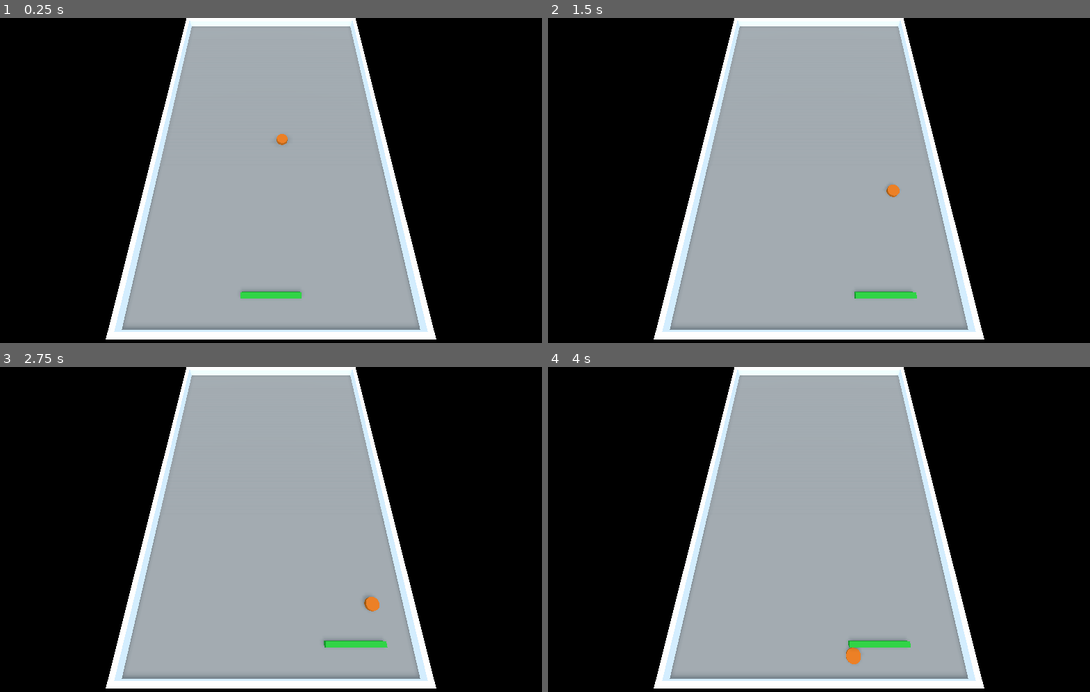
Above: before the commit, frames 1-4 (two rows, left to right).
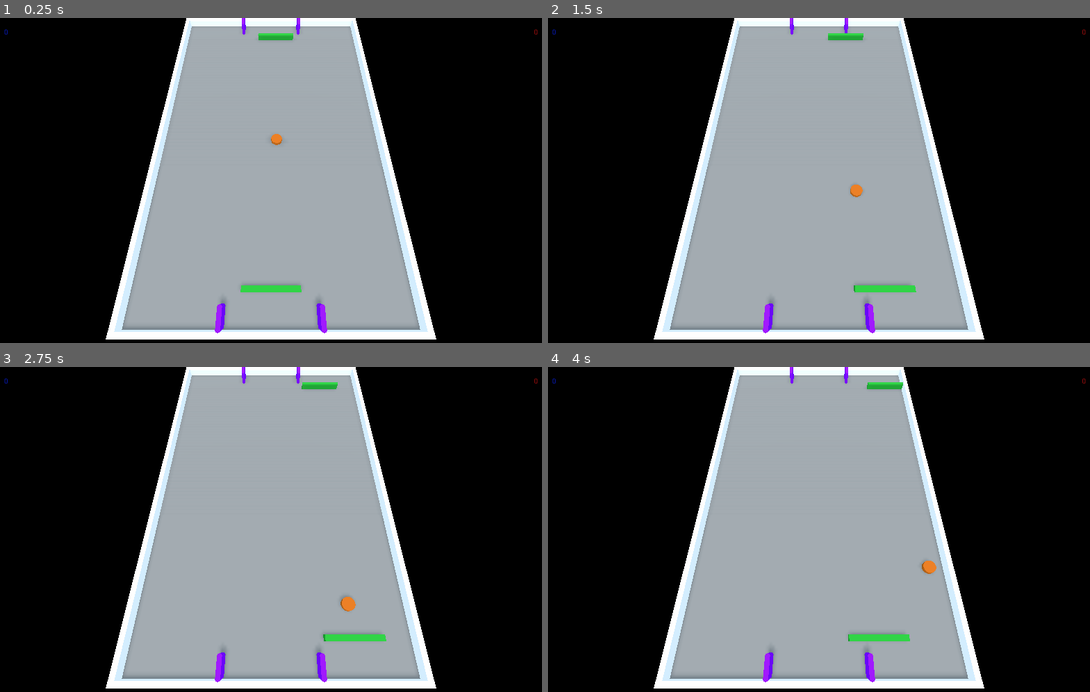
Above: after the commit, the same moments.

Repository: carbonsam/game.ceramics
Game: Godot game, scene res://MainLevel.tscn
Same seed, same stepped clock (60 frames per second), same inputs: the game is played once before the commit and once after it.
Inputs:
- Up to frame 1 (0.25 s): no input
- Up to frame 2 (1.5 s): hold Right (right) 0.53-1.28 s; hold Left (left) from 1.28 s (still down)
- Up to frame 3 (2.75 s): release Left (left) at 2.03 s; hold Right (right) from 2.03 s (still down)
- Up to frame 4 (4 s): release Right (right) at 3.53 s; hold Left (left) from 3.53 s (still down)

The runs differ from the first frame. In frame 1, 1.1% of the frame differs, in the area x 0-100%, y 0-98%; in frame 2, 1.2%; in frame 3, 1.2%; in frame 4, 1.2%.

Commit message:
Create basic game loop

Diff:
--- a/7-Hockey3d/Goal.tscn
+++ /dev/null
@@ -1,68 +0,0 @@
-[gd_scene load_steps=6 format=2]
-
-[ext_resource path="res://materials/goal.tres" type="Material" id=1]
-
-[sub_resource type="CylinderMesh" id=1]
-
-[sub_resource type="CubeMesh" id=2]
-
-[sub_resource type="CapsuleShape" id=3]
-
-[sub_resource type="BoxShape" id=4]
-
-[node name="Goal" type="Node"]
-
-[node name="PostRight" type="StaticBody" parent="."]
-
-[node name="Post1" type="MeshInstance" parent="PostRight"]
-transform = Transform( 0.4, 0, 0, 0, 1.5, 0, 0, 0, 0.4, 4, 1.5, 0 )
-mesh = SubResource( 1 )
-skeleton = NodePath("")
-material/0 = ExtResource( 1 )
-
-[node name="Post2" type="MeshInstance" parent="PostRight"]
-transform = Transform( 0.4, 0, 0, 0, 1.5, 0, 0, 0, 0.4, 4, 1.5, 3 )
-mesh = SubResource( 1 )
-skeleton = NodePath("")
-material/0 = ExtResource( 1 )
-
-[node name="Side" type="MeshInstance" parent="PostRight"]
-transform = Transform( 0.4, 0, 0, 0, 1.5, 0, 0, 0, 1.5, 4, 1.5, 1.5 )
-mesh = SubResource( 2 )
-skeleton = NodePath("")
-material/0 = ExtResource( 1 )
-
-[node name="CollisionShape" type="CollisionShape" parent="PostRight"]
-transform = Transform( 0.4, 0, 0, 0, 1.5, 0, 0, 0, 1.2, 4, 1.5, 1.5 )
-shape = SubResource( 3 )
-
-[node name="PostLeft" type="StaticBody" parent="."]
-
-[node name="Post1" type="MeshInstance" parent="PostLeft"]
-transform = Transform( 0.4, 0, 0, 0, 1.5, 0, 0, 0, 0.4, -4, 1.5, 0 )
-mesh = SubResource( 1 )
-skeleton = NodePath("")
-material/0 = ExtResource( 1 )
-
-[node name="Post2" type="MeshInstance" parent="PostLeft"]
-transform = Transform( 0.4, 0, 0, 0, 1.5, 0, 0, 0, 0.4, -4, 1.5, 3 )
-mesh = SubResource( 1 )
-skeleton = NodePath("")
-material/0 = ExtResource( 1 )
-
-[node name="Side" type="MeshInstance" parent="PostLeft"]
-transform = Transform( 0.4, 0, 0, 0, 1.5, 0, 0, 0, 1.5, -4, 1.5, 1.5 )
-mesh = SubResource( 2 )
-skeleton = NodePath("")
-material/0 = ExtResource( 1 )
-
-[node name="CollisionShape" type="CollisionShape" parent="PostLeft"]
-transform = Transform( 0.4, 0, 0, 0, 1.5, 0, 0, 0, 1.2, -4, 1.5, 1.5 )
-shape = SubResource( 3 )
-
-[node name="GoalArea" type="Area" parent="."]
-transform = Transform( 1, 0, 0, 0, 1, 0, 0, 0, 1, 0, 1.5, 1.7 )
-
-[node name="CollisionShape" type="CollisionShape" parent="GoalArea"]
-transform = Transform( 4, 0, 0, 0, 1.6, 0, 0, 0, 1.7, 0, 0, 0 )
-shape = SubResource( 4 )
--- /dev/null
+++ b/7-Hockey3d/MainLevel.gd
@@ -0,0 +1,49 @@
+extends Node
+
+var scorePlayer = 0
+var scoreEnemy = 0
+var currentServeDirection = ServeDirection.TOWARDS_PLAYER
+var puckStartPosition = null
+var paddlePlayerStartPosition = null
+var paddleEnemyStartPosition = null
+
+enum ServeDirection { TOWARDS_PLAYER, TOWARDS_ENEMY }
+
+func _ready():
+	randomize()
+	puckStartPosition = $Puck.global_transform
+	paddleEnemyStartPosition = $EnemyPaddle.global_transform
+	paddlePlayerStartPosition = $PlayerPaddle.global_transform
+	$EnemyPaddle.init($Puck)
+	resetGame()
+
+func resetGame():
+	scorePlayer = 0
+	scoreEnemy = 0
+	resetRound()
+
+func resetRound():
+	$Puck.global_transform = puckStartPosition
+	$EnemyPaddle.global_transform = paddleEnemyStartPosition
+	$PlayerPaddle.global_transform = paddlePlayerStartPosition
+
+	var z
+	if currentServeDirection == ServeDirection.TOWARDS_PLAYER:
+		z = 1.0
+	else:
+		z = -1.0
+
+	var v = Vector3(randf(), 0, z)
+	$Puck.launch(v)
+
+func _on_PlayerGoal_goal_scored():
+	scoreEnemy += 1
+	$HUD/ScoreEnemyLabel.text = str(scoreEnemy)
+	currentServeDirection = ServeDirection.TOWARDS_PLAYER
+	resetRound()
+
+func _on_EnemyGoal_goal_scored():
+	scorePlayer += 1
+	$HUD/ScorePlayerLabel.text = str(scorePlayer)
+	currentServeDirection = ServeDirection.TOWARDS_ENEMY
+	resetRound()
--- a/7-Hockey3d/MainLevel.tscn
+++ b/7-Hockey3d/MainLevel.tscn
@@ -1,10 +1,13 @@
-[gd_scene load_steps=10 format=2]
+[gd_scene load_steps=13 format=2]
 
 [ext_resource path="res://default_env.tres" type="Environment" id=1]
 [ext_resource path="res://materials/ground.tres" type="Material" id=2]
 [ext_resource path="res://materials/wall.tres" type="Material" id=3]
 [ext_resource path="res://PlayerPaddle.tscn" type="PackedScene" id=4]
-[ext_resource path="res://Ball.tscn" type="PackedScene" id=5]
+[ext_resource path="res://Puck.tscn" type="PackedScene" id=5]
+[ext_resource path="res://scenes/Goal.tscn" type="PackedScene" id=6]
+[ext_resource path="res://MainLevel.gd" type="Script" id=7]
+[ext_resource path="res://scenes/EnemyPaddle.tscn" type="PackedScene" id=8]
 
 [sub_resource type="CubeMesh" id=2]
 
@@ -15,6 +18,7 @@
 [sub_resource type="BoxShape" id=6]
 
 [node name="MainLevel" type="Node"]
+script = ExtResource( 7 )
 
 [node name="WorldEnvironment" type="WorldEnvironment" parent="."]
 environment = ExtResource( 1 )
@@ -82,7 +86,42 @@
 shape = SubResource( 6 )
 
 [node name="PlayerPaddle" parent="." instance=ExtResource( 4 )]
-transform = Transform( 1, 0, 0, 0, 1, 0, 0, 0, 1, 0, 1.8, 34 )
+transform = Transform( 1, 0, 0, 0, 1, 0, 0, 0, 1, 0, 1.8, 33 )
 
-[node name="Ball" parent="." instance=ExtResource( 5 )]
+[node name="EnemyPaddle" parent="." instance=ExtResource( 8 )]
+transform = Transform( 1, 0, 0, 0, 1, 0, 0, 0, 1, 0, 1.8, -33 )
+
+[node name="Puck" parent="." instance=ExtResource( 5 )]
 transform = Transform( 1, 0, 0, 0, 1, 0, 0, 0, 1, 0, 1.5, 0 )
+
+[node name="PlayerGoal" parent="." instance=ExtResource( 6 )]
+transform = Transform( 1, 0, 0, 0, 1, 0, 0, 0, 1, 0, 1, 35.6 )
+
+[node name="EnemyGoal" parent="." instance=ExtResource( 6 )]
+transform = Transform( -1, 0, -8.74228e-08, 0, 1, 0, 8.74228e-08, 0, -1, 0, 1, -35.6 )
+
+[node name="HUD" type="Control" parent="."]
+anchor_right = 1.0
+anchor_bottom = 1.0
+
+[node name="ScorePlayerLabel" type="Label" parent="HUD"]
+margin_left = 20.0
+margin_top = 20.0
+margin_right = 200.0
+margin_bottom = 34.0
+custom_colors/font_color = Color( 0.0392157, 0.137255, 0.937255, 1 )
+text = "0"
+
+[node name="ScoreEnemyLabel" type="Label" parent="HUD"]
+anchor_left = 1.0
+anchor_right = 1.0
+margin_left = -200.0
+margin_top = 20.0
+margin_right = -20.0
+margin_bottom = 34.0
+custom_colors/font_color = Color( 0.792969, 0.0712433, 0.0712433, 1 )
+text = "0"
+align = 2
+
+[connection signal="goal_scored" from="PlayerGoal" to="." method="_on_PlayerGoal_goal_scored"]
+[connection signal="goal_scored" from="EnemyGoal" to="." method="_on_EnemyGoal_goal_scored"]
--- a/7-Hockey3d/Ball.gd
+++ b/7-Hockey3d/Puck.gd
@@ -1,20 +1,26 @@
 extends KinematicBody
 
 export var min_speed = 10.0
-export var max_speed = 75.0
+export var max_speed = 100.0
 export var rate_of_speed_increase = 2.5
 
 var current_speed = min_speed
+var newVelocity = Vector3.ZERO
 var velocity = Vector3.ZERO
 var remainder = 0.0
 
-func _ready():
-	randomize()
-	# TODO: Randomly change which side the ball moves towards
-	velocity = Vector3(current_speed, 0, current_speed)
+func launch(velocity):
+	current_speed = min_speed
+	newVelocity = velocity * current_speed
 
 func _physics_process(delta):
-	var collision = move_and_collide(velocity * delta + velocity.normalized() * remainder)
+	var collision
+
+	if newVelocity > Vector3.ZERO:
+		velocity = newVelocity
+		newVelocity = Vector3.ZERO
+
+	collision = move_and_collide(velocity * delta + velocity.normalized() * remainder)
 	remainder = 0.0
 
 	if collision:
--- a/7-Hockey3d/Ball.tscn
+++ b/7-Hockey3d/Puck.tscn
@@ -1,13 +1,13 @@
 [gd_scene load_steps=5 format=2]
 
 [ext_resource path="res://materials/ball.tres" type="Material" id=1]
-[ext_resource path="res://Ball.gd" type="Script" id=2]
+[ext_resource path="res://Puck.gd" type="Script" id=2]
 
 [sub_resource type="CylinderMesh" id=1]
 
 [sub_resource type="CylinderShape" id=2]
 
-[node name="Ball" type="KinematicBody"]
+[node name="Puck" type="KinematicBody" groups=["puck"]]
 axis_lock_motion_y = true
 move_lock_y = true
 script = ExtResource( 2 )
--- /dev/null
+++ b/7-Hockey3d/scenes/EnemyPaddle.gd
@@ -0,0 +1,24 @@
+extends KinematicBody
+
+export var speed = 20.0
+
+var target = null
+var velocity = Vector3.ZERO
+
+func init(puck_instance):
+	target = puck_instance
+
+func _physics_process(delta):
+	var direction = Vector3.ZERO
+
+	if target.transform.origin.x > transform.origin.x:
+		direction.x += 1.0
+	if target.transform.origin.x < transform.origin.x:
+		direction.x -= 1.0
+
+	if direction != Vector3.ZERO:
+		direction = direction.normalized()
+
+	velocity.x = direction.x * speed
+
+	velocity = move_and_slide(velocity, Vector3.UP)
--- /dev/null
+++ b/7-Hockey3d/scenes/EnemyPaddle.tscn
@@ -0,0 +1,27 @@
+[gd_scene load_steps=5 format=2]
+
+[ext_resource path="res://materials/paddle.tres" type="Material" id=1]
+[ext_resource path="res://scenes/EnemyPaddle.gd" type="Script" id=2]
+
+[sub_resource type="CubeMesh" id=1]
+
+[sub_resource type="BoxShape" id=2]
+
+[node name="EnemyPaddle" type="KinematicBody" groups=["paddle"]]
+physics_interpolation_mode = 1
+axis_lock_motion_y = true
+axis_lock_motion_z = true
+move_lock_y = true
+move_lock_z = true
+script = ExtResource( 2 )
+
+[node name="Pivot" type="Spatial" parent="."]
+
+[node name="MeshInstance" type="MeshInstance" parent="Pivot"]
+transform = Transform( 5, 0, 0, 0, 0.75, 0, 0, 0, 0.5, 0, 0, 0 )
+mesh = SubResource( 1 )
+material/0 = ExtResource( 1 )
+
+[node name="CollisionShape" type="CollisionShape" parent="."]
+transform = Transform( 5, 0, 0, 0, 1, 0, 0, 0, 0.5, 0, 0, 0 )
+shape = SubResource( 2 )
--- /dev/null
+++ b/7-Hockey3d/scenes/Goal.gd
@@ -0,0 +1,7 @@
+extends Spatial
+
+signal goal_scored
+
+func _on_GoalArea_body_entered(body):
+	if body.is_in_group("puck"):
+		emit_signal("goal_scored")
--- /dev/null
+++ b/7-Hockey3d/scenes/Goal.tscn
@@ -0,0 +1,24 @@
+[gd_scene load_steps=4 format=2]
+
+[ext_resource path="res://scenes/GoalPost.tscn" type="PackedScene" id=1]
+[ext_resource path="res://scenes/Goal.gd" type="Script" id=2]
+
+[sub_resource type="BoxShape" id=1]
+
+[node name="Goal" type="Spatial"]
+script = ExtResource( 2 )
+
+[node name="GoalPost" parent="." instance=ExtResource( 1 )]
+transform = Transform( 1, 0, 0, 0, 1, 0, 0, 0, 1, -8, 0, 0 )
+
+[node name="GoalPost2" parent="." instance=ExtResource( 1 )]
+transform = Transform( 1, 0, 0, 0, 1, 0, 0, 0, 1, 8, 0, 0 )
+
+[node name="GoalArea" type="Area" parent="."]
+transform = Transform( 1, 0, 0, 0, 1, 0, 0, 0, 1, 0, 1.5, 1.7 )
+
+[node name="CollisionShape" type="CollisionShape" parent="GoalArea"]
+transform = Transform( 8, 0, 0, 0, 1.6, 0, 0, 0, 1.7, 0, 0, 0 )
+shape = SubResource( 1 )
+
+[connection signal="body_entered" from="GoalArea" to="." method="_on_GoalArea_body_entered"]
--- /dev/null
+++ b/7-Hockey3d/scenes/GoalPost.tscn
@@ -0,0 +1,33 @@
+[gd_scene load_steps=5 format=2]
+
+[ext_resource path="res://materials/goal.tres" type="Material" id=1]
+
+[sub_resource type="CylinderMesh" id=1]
+
+[sub_resource type="CubeMesh" id=2]
+
+[sub_resource type="CapsuleShape" id=3]
+
+[node name="GoalPost" type="StaticBody"]
+
+[node name="Post1" type="MeshInstance" parent="."]
+transform = Transform( 0.4, 0, 0, 0, 1.5, 0, 0, 0, 0.4, 0, 1.5, 0 )
+mesh = SubResource( 1 )
+skeleton = NodePath("")
+material/0 = ExtResource( 1 )
+
+[node name="Post2" type="MeshInstance" parent="."]
+transform = Transform( 0.4, 0, 0, 0, 1.5, 0, 0, 0, 0.4, 0, 1.5, 3 )
+mesh = SubResource( 1 )
+skeleton = NodePath("")
+material/0 = ExtResource( 1 )
+
+[node name="Side" type="MeshInstance" parent="."]
+transform = Transform( 0.4, 0, 0, 0, 1.5, 0, 0, 0, 1.5, 0, 1.5, 1.5 )
+mesh = SubResource( 2 )
+skeleton = NodePath("")
+material/0 = ExtResource( 1 )
+
+[node name="CollisionShape" type="CollisionShape" parent="."]
+transform = Transform( 0.4, 0, 0, 0, 1.5, 0, 0, 0, 1.2, 0, 1.5, 1.5 )
+shape = SubResource( 3 )
